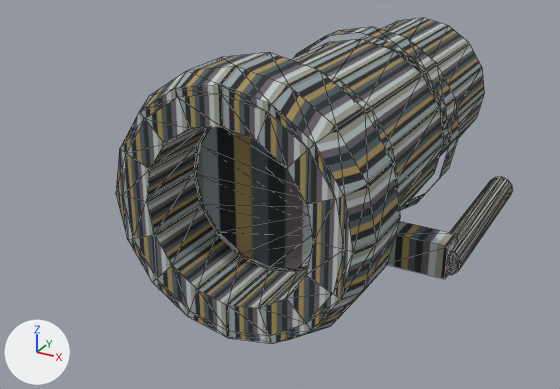
The OBJ model Resources/enemies/CarrierHeavyTurretBarrel/CarrierHeavyTurretBarrel.obj, before and after one commit.
Camera for both pictures: a camera (50 mm lens) standing at (1.69, -4.67, 1.47) and looking at (-0.25, -1.14, -0.3). Lighting does not change. The marker at lower left points along +X, +Y and +Z. The first picture is the older version. Mesh edges are drawn as thin lines. Where no turn or scale is listed for an object, it has been applied to the vertices. Vertices at exactly the same position are counted once.

The first picture shows 'CarrierHeavyTurretBarrel'.
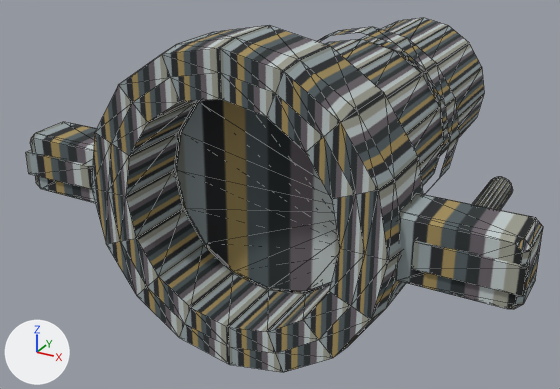
Location of each change, (x1, y1, x2, y2) in pixels of the pictures (560 x 389 px; the box of a moved part takes in the faces that stretch with it):
'CarrierHeavyTurretBarrel', reshaped (30% wider, 9% taller)
    before: (116, 18, 513, 343)
    after: (26, 18, 543, 372)
part 1 of me_carrierheavyturretbarrel, added
    after: (176, 99, 340, 292)
part 2 of me_carrierheavyturretbarrel, added
    after: (26, 150, 93, 189)
part 3 of me_carrierheavyturretbarrel, added
    after: (412, 240, 529, 296)
part 4 of me_carrierheavyturretbarrel, added
    after: (30, 122, 96, 203)
part 5 of me_carrierheavyturretbarrel, added
    after: (394, 194, 543, 309)
part 6 of me_carrierheavyturretbarrel, deleted
    before: (195, 127, 313, 270)
part 7 of me_carrierheavyturretbarrel, moved or reshaped
    before: (116, 53, 400, 343)
    after: (91, 25, 423, 372)
part 8 of me_carrierheavyturretbarrel, built on
    before: (448, 177, 513, 275)
    after: (472, 177, 513, 210)

Patch to the scene script:
```diff
--- a/Resources/enemies/CarrierHeavyTurretBarrel/CarrierHeavyTurretBarrel.obj.py
+++ b/Resources/enemies/CarrierHeavyTurretBarrel/CarrierHeavyTurretBarrel.obj.py
@@ me_carrierheavyturretbarrel @@
 # used by ob_carrierheavyturretbarrel; location = (0.0, 0.0, 0.0)
-me_carrierheavyturretbarrel.from_pydata(...)  # 320 vertices, 524 faces; spans x -0.83..0.83, y -2.1..0.4, z -0.66..0.66
+me_carrierheavyturretbarrel.from_pydata(...)  # 432 vertices, 732 faces; spans x -1.27..1.27, y -2.1..0.4, z -0.78..0.78
+# me_carrierheavyturretbarrel part 1: a new loose piece, a 16-sided cylinder along y spanning x -0.54..0.54, y -1.72..-1.71, z -0.54..0.54, in mat_surface (picture img_carrierheavyturretbarrel_bmp)
+# me_carrierheavyturretbarrel part 2: a new loose piece, a box spanning x -1.27..-0.83, y -2.013..-1.967, z -0.06..0.06, in mat_surface (picture img_carrierheavyturretbarrel_bmp)
+# me_carrierheavyturretbarrel part 3: a new loose piece, a box spanning x 0.83..1.27, y -2.013..-1.967, z -0.06..0.06, in mat_surface (picture img_carrierheavyturretbarrel_bmp)
+# me_carrierheavyturretbarrel part 4: a new loose piece of 32 vertices spanning x -1.27..-0.71, y -2.0..-1.73, z -0.15..0.16, in mat_surface (picture img_carrierheavyturretbarrel_bmp)
+# me_carrierheavyturretbarrel part 5: a new loose piece of 32 vertices spanning x 0.71..1.27, y -2.0..-1.73, z -0.15..0.16, in mat_surface (picture img_carrierheavyturretbarrel_bmp)
+# me_carrierheavyturretbarrel part 6: the loose piece of 32 vertices spanning x -0.42..0.42, y -1.72..-1.71, z -0.42..0.42 is deleted
+# me_carrierheavyturretbarrel part 7
+# 4 vertices in x 0.4..0.61, y -2.1..-1.7, z 0.16..0.25 move by (0.11, 0.0, 0.05)
+# 4 vertices in x 0.43..0.66, y -2.1..-1.7, z 0.0 move by (0.12, 0.0, 0.0)
+# 4 vertices in x 0.16..0.25, y -2.1..-1.7, z 0.4..0.61 move by (0.05, 0.0, 0.11)
+# 4 vertices in x 0.0, y -2.1..-1.7, z 0.43..0.66 move by (0.0, 0.0, 0.12)
+# 4 vertices in x -0.25..-0.16, y -2.1..-1.7, z 0.4..0.61 move by (-0.05, 0.0, 0.11)
+# 4 vertices in x -0.61..-0.4, y -2.1..-1.7, z 0.16..0.25 move by (-0.11, 0.0, 0.05)
+# 72 vertices move from x -0.66..0.61, y -2.1..-1.7, z -0.66..0.61 to x -0.78..0.76, y -2.1..-1.7, z -0.78..0.76
+# me_carrierheavyturretbarrel part 8
+# 64 faces are deleted
+# 32 vertices move within x -0.82..0.82, y -1.25..-0.18, z -0.47..-0.35
+# 32 vertices are added at x -0.83..0.83, y -1.25..-0.18, z -0.48..-0.34
+# 128 new faces join them
 me_carrierheavyturretbarrel.materials.append(mat_surface)
```
